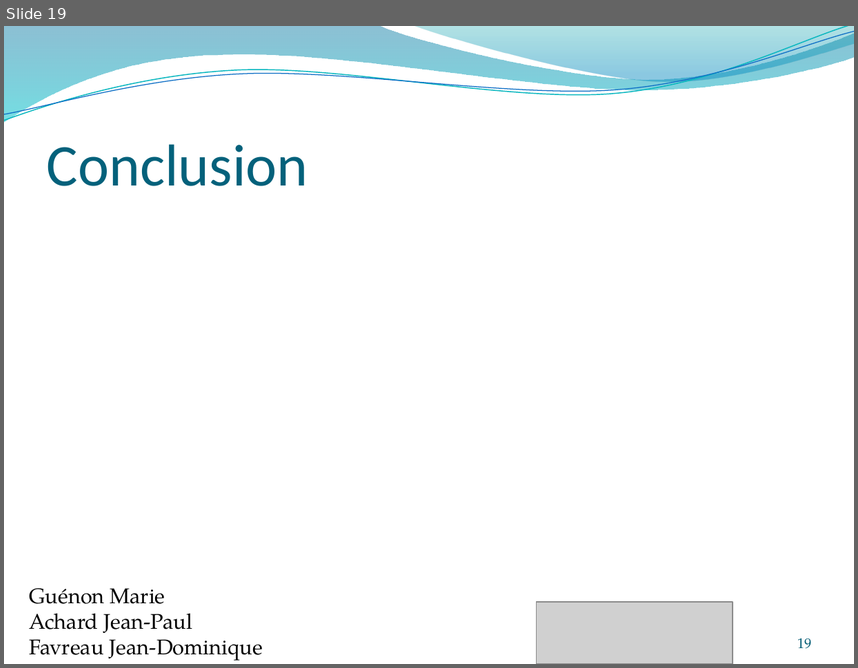
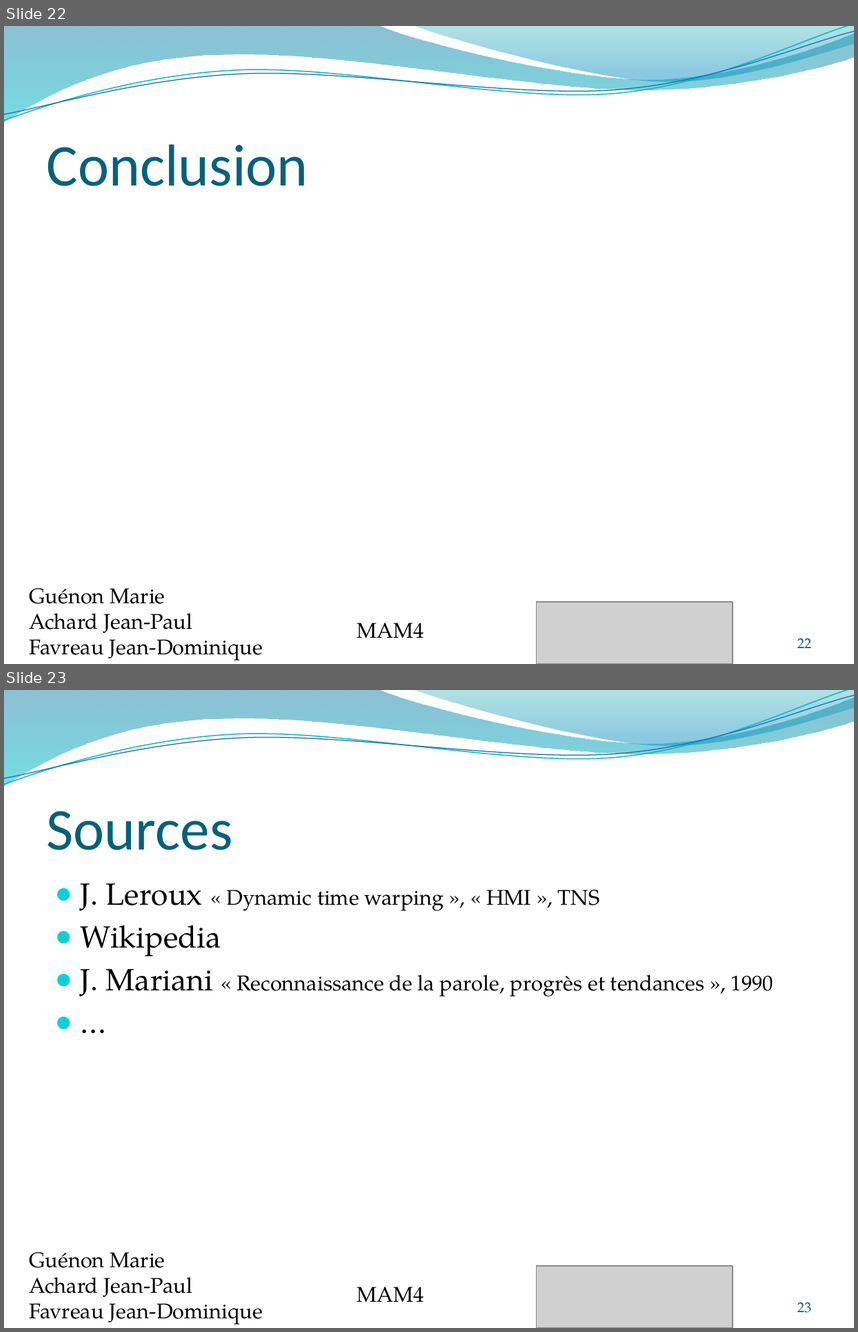
Before and after one commit to jeando/projetS7, a slide deck: annexes/Word_recognition.pptx. Shown one above the other, each under a label of ours: slide 19 before the commit, slides 22 and 23 after it. The pictures are 858x668 and 858x1332 pixels, drawn with LibreOffice and Linux fonts; fonts in the diff are those of the drawing; grey boxes stand for pictures. Boxes give left, top, right and bottom in pixels: in the first picture for what was removed or moved away, otherwise in the second. Text is boxed around its words. In the diff, an @@ line names an element or a change of style, - is before the commit and + after.

```diff
--- a/annexes/Word_recognition.pptx
+++ b/annexes/Word_recognition.pptx
@@ slide 23 added at [4, 690, 854, 1328], background #FFFFFF; not listed: 4 template elements that a slide beside it also shows @@
@@ title added at [47, 811, 233, 850], 50 pt, text #04617B @@
+Sources
@@ text added at [81, 883, 774, 996], 18 pt, text #000000 @@
+● J. Leroux « Dynamic time warping », « HMI », TNS
+● Wikipedia
+● J. Mariani « Reconnaissance de la parole, progrès et tendances », 1990
+● …
@@ text added at [29, 1252, 262, 1324], 18 pt, text #000000 @@
+Guénon Marie
+Achard Jean-Paul
+Favreau Jean-Dominique
@@ picture added at [536, 1265, 733, 1328] @@
@@ text added at [357, 1286, 425, 1302], 18 pt, text #000000 @@
+MAM4
@@ page number added at [797, 1302, 811, 1312], 12 pt, text #045D75 @@
+23
@@ what was slide 19 is now slide 22 @@
@@ slide 22 changed as well @@
@@ text added at [357, 622, 425, 638], 18 pt, text #000000 @@
+MAM4
@@ page number at [797, 638, 811, 648]: text changed @@
-19
+22
```
Also in this commit, not shown: 18 other slides changed, 4 other slides added, 3 other files.
